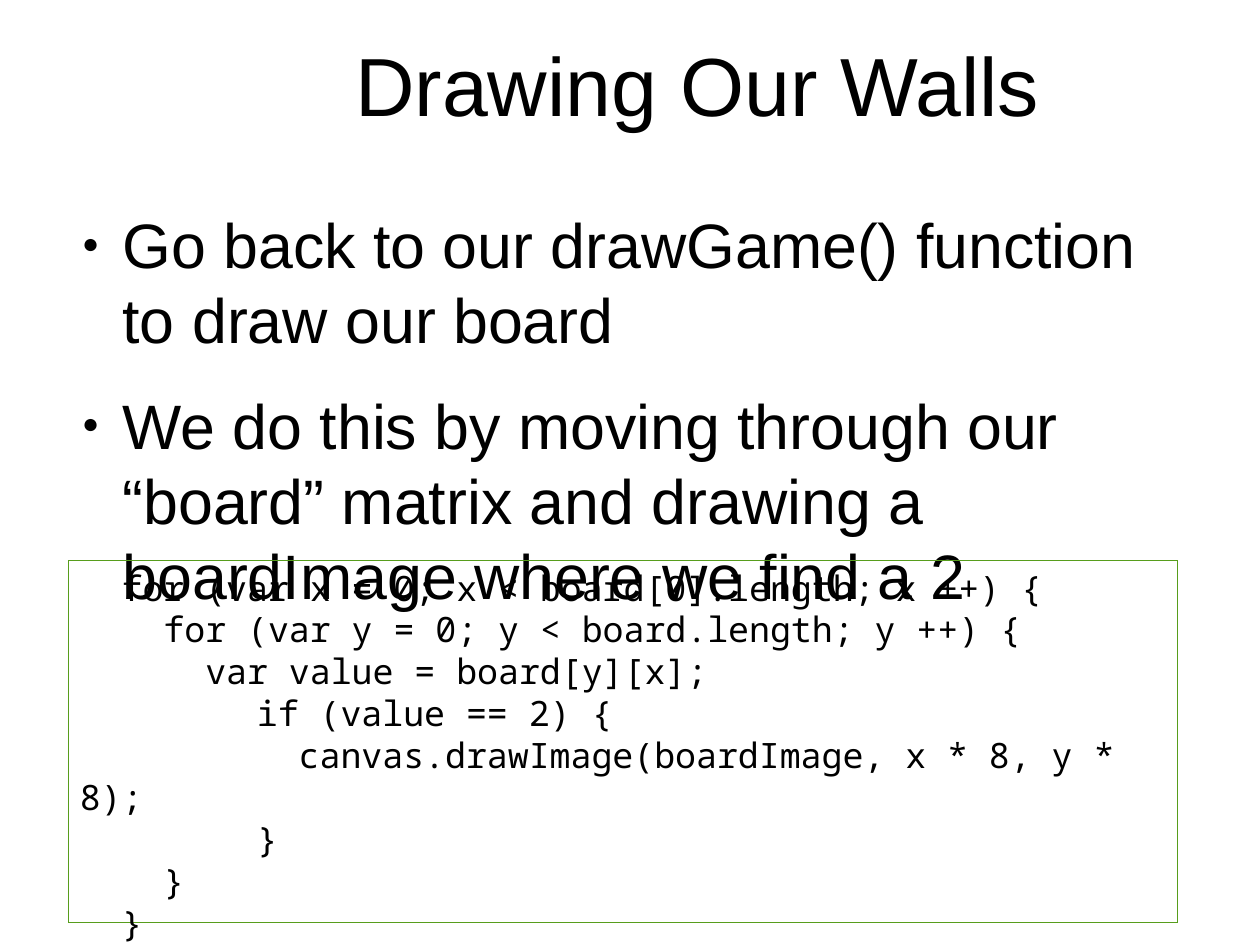
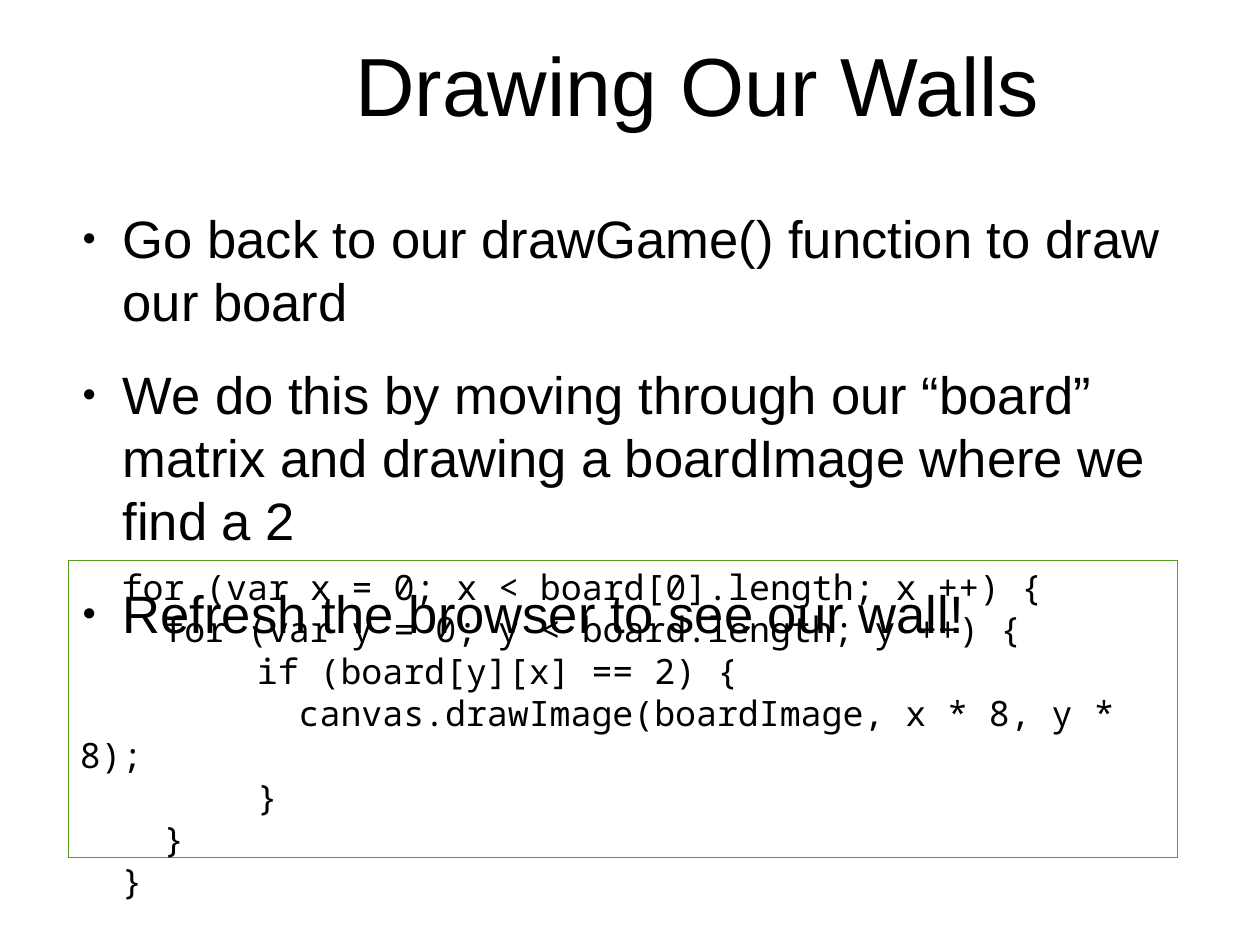
Before and after one commit to originalgrego/Webtris, a slide deck: slide 18 of Webtris - Explorathon 2016.odp. Drawn at 1260x946 pixels with LibreOffice and Linux fonts; fonts in the diff are those of the drawing; background and template pictures are left out. Boxes give left, top, right and bottom in pixels: in the first picture for what was removed or moved away, otherwise in the second. Text is boxed around its words. In the diff, an @@ line names an element or a change of style, - is before the commit and + after.

```diff
--- a/Webtris - Explorathon 2016.odp
+++ b/Webtris - Explorathon 2016.odp
@@ text at (x1=123, y1=220, x2=1159, y2=541): size 39.5 to 33.1 pt in "Go back to our drawGame() function to ...", "We do this by moving through our ..." @@
@@ rectangle "for (var x = 0; ..." resized from (x1=69, y1=560, x2=1178, y2=923) to (x1=69, y1=560, x2=1178, y2=858) @@
@@ text at (x1=123, y1=591, x2=963, y2=644): paragraph added @@
+● Refresh the browser to see our wall!
@@ text in rectangle at (x1=257, y1=657, x2=696, y2=693): text changed @@
-var value = board[y][x];
-if (value == 2) {
+if (board[y][x] == 2) {
```
Also in this commit, not shown: 2 other slides changed, 1 other file.
